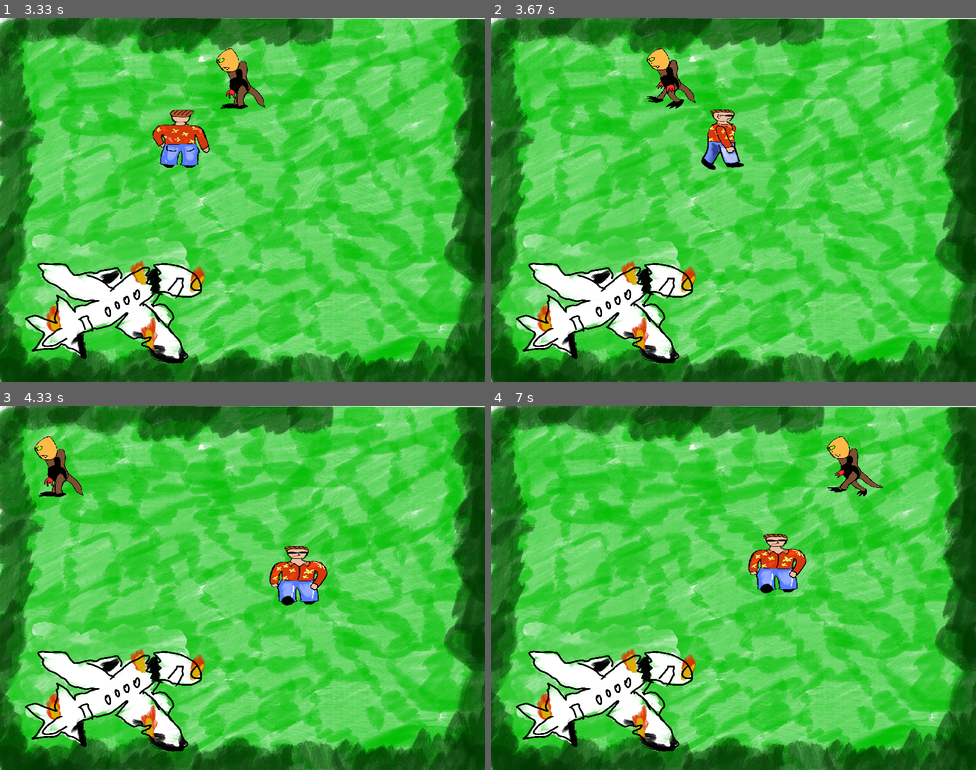
Above: before the commit, frames 1-4 (two rows, left to right).
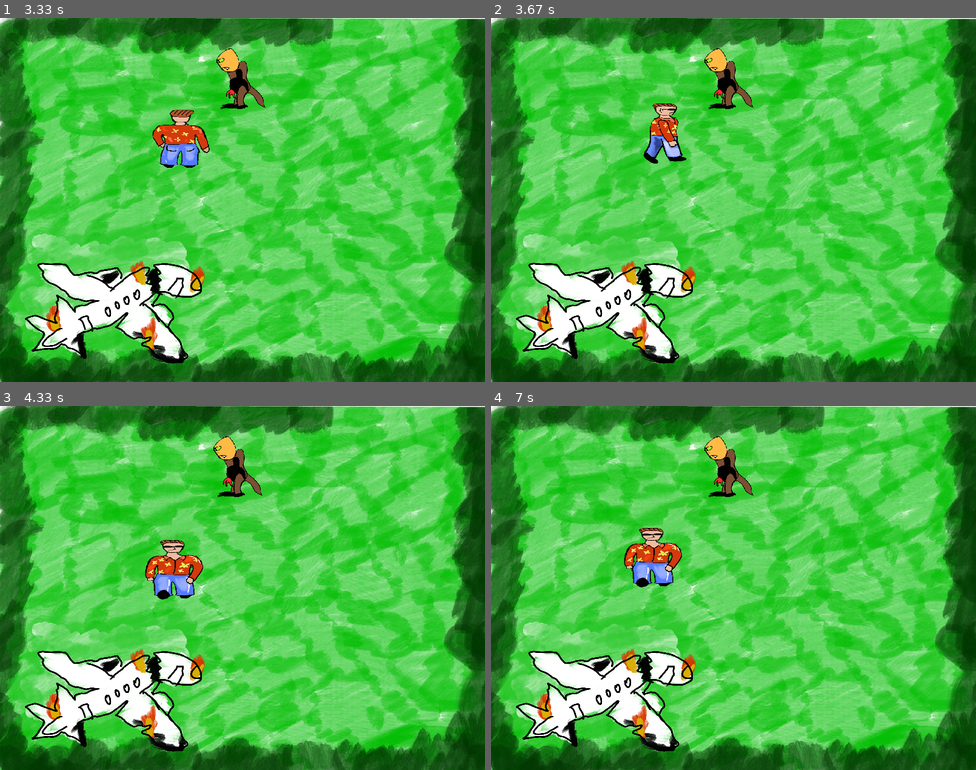
Above: after the commit, the same moments.

Repository: sartep1996/Final_Project_PyGame
Game: pygame game, started from main.py
The game is run twice, just before and just after one commit, with the same random seed, the same clock (stepped at 60 frames per second) and the same inputs.
Inputs:
- Up to frame 1 (3.33 s): hold D 0.33-0.8 s; hold W 0.83-1.13 s; hold D 1.17-1.63 s; hold A 1.67-2.2 s; hold S 2.23-2.53 s; hold A 2.57-2.97 s; hold W from 3 s (still down)
- Up to frame 2 (3.67 s): release W at 3.37 s; hold D from 3.4 s (still down)
- Up to frame 3 (4.33 s): release D at 4.03 s; hold S from 4.07 s (still down)
- Up to frame 4 (7 s): release S at 4.43 s; hold A 4.47-4.93 s; hold D 4.97-5.43 s; hold W 5.47-5.77 s; hold D 5.8-6.27 s; hold A 6.3-6.83 s; hold S from 6.87 s (still down)

Frame 1 is identical in both runs. In frame 2, 3.2% of the frame differs, in the area x 31-55%, y 8-42%; in frame 3, 4.1%, in the area x 7-68%, y 8-55%; in frame 4, 4.0%.

Commit message:
start working on top and down stop collision

Diff:
--- a/main.py
+++ b/main.py
@@ -38,7 +38,7 @@
     player.main_player_movement()
     player.animate()
 
-    monster1.monster_update()
+    monster1.monster_update(player.player_rect)
     monster1.monster_animate()
 
     boundries(player.player_rect)
--- a/monster_1.py
+++ b/monster_1.py
@@ -1,6 +1,6 @@
 import pygame as pg
 import time
-from boundries import BOUNDRY_RIGHT, BOUNDRY_LEFT
+from boundries import BOUNDRY_RIGHT, BOUNDRY_LEFT, BOUNDRY_BOTTOM, BOUNDRY_TOP
 
 
 
@@ -31,9 +31,6 @@
         self.monster_image_right_1 = pg.transform.scale(pg.image.load(monster_image_right_path_1).convert_alpha(), (100, 100))
         self.monster_image_right_2 = pg.transform.scale(pg.image.load(monster_image_right_path_2).convert_alpha(), (100, 100))
 
-
-
-
         # The rest of the charackteristics
         self.monster_rect = self.monster_image_still.get_rect()
         self.monster_rect.topleft = position #sets initial position
@@ -51,7 +48,7 @@
         self.direction = 1
 
 
-    def monster_update(self):
+    def monster_update(self, playerrect):
         self.x += self.speed * self.direction
         self.monster_rect.x = self.x
 
@@ -68,16 +65,11 @@
             self.x = BOUNDRY_LEFT
             self.direction = 1
 
-        # if self.monster_rect.right > playerrect.left and self.direction == 1:
-        #         self.monster_rect.right = playerrect.left
-        # elif self.monster_rect.left < playerrect.right and self.direction == -1:
-        #         self.monster_rect.left = playerrect.right
-
-
+        self.monster_collides_with(playerrect)
 
 
     def draw_monster(self, screen):
-        if self.last_moved == BOUNDRY_LEFT:
+        if self.last_moved == BOUNDRY_LEFT or self.last_moved == self.monster_image_right_still:
             if self.direction != 0 and not self.is_monster_image:
                 if self.animation_timer < self.animation_delay / 2:
                     screen.blit(self.monster_image_left_1, self.monster_rect)
@@ -85,7 +77,8 @@
                     screen.blit(self.monster_image_left_2, self.monster_rect)
             else:
                 screen.blit(self.monster_image_left_still, self.monster_rect)
-        elif self.last_moved == BOUNDRY_RIGHT:
+
+        elif self.last_moved == BOUNDRY_RIGHT or self.last_moved == self.monster_image_left_still:
             if self.direction != 0 and not self.is_monster_image:
                 if self.animation_timer < self.animation_delay / 2:
                     screen.blit(self.monster_image_right_1, self.monster_rect)
@@ -93,42 +86,64 @@
                     screen.blit(self.monster_image_right_2, self.monster_rect)
             else:
                 screen.blit(self.monster_image_right_still, self.monster_rect)
+
+        elif self.last_moved == BOUNDRY_TOP or self.last_moved == self.monster_image_up_still:
+            if self.direction != 0 and not self.is_monster_image:
+                if self.animation_timer < self.animation_delay / 2:
+                    screen.blit(self.monster_image_up_1, self.monster_rect)
+                else:
+                    screen.blit(self.monster_image_up_2, self.monster_rect)
+            else:
+                screen.blit(self.monster_image_up_still, self.monster_rect)
+
+
+        elif self.last_moved == BOUNDRY_TOP or self.last_moved == self.monster_image_up_still:
+            if self.direction != 0 and not self.is_monster_image:
+                if self.animation_timer < self.animation_delay / 2:
+                    screen.blit(self.monster_image_up_1, self.monster_rect)
+                else:
+                    screen.blit(self.monster_image_up_2, self.monster_rect)
+            else:
+                screen.blit(self.monster_image_up_still, self.monster_rect)
+
+
+        elif self.last_moved == BOUNDRY_BOTTOM or self.last_moved == self.monster_image_down_still:
+            if self.direction != 0 and not self.is_monster_image:
+                if self.animation_timer < self.animation_delay / 2:
+                    screen.blit(self.monster_image_down_1, self.monster_rect)
+                else:
+                    screen.blit(self.monster_image_down_2, self.monster_rect)
+            else:
+                screen.blit(self.monster_image_down_still, self.monster_rect)
+
         else:
             screen.blit(self.monster_image_down_still, self.monster_rect)
-
-
-
-    # def monster_collides_with(self, playerrect):
-    #     if self.monster_rect.colliderect(playerrect):
-
-    #         if self.monster_rect.right > playerrect.left and self.movement_speed > 0:
-    #             self.movement_speed = 0
-    #             self.monster_rect.right = playerrect.left
-    #         elif self.monster_rect.left < playerrect.right and self.movement_speed < 0:
-    #             self.movement_speed = 0
-    #             self.monster_rect.left = playerrect.right
-
-
-    #         if self.monster_rect.bottom > playerrect.top and self.movement_speed > 0:
-    #             self.movement_speed = 0
-    #             self.monster_rect.bottom = playerrect.top
-    #         elif self.monster_rect.top < playerrect.bottom and self.movement_speed < 0:
-    #             self.movement_speed = 0
-    #             self.monster_rect.top = playerrect.bottom
 
 
     def monster_collides_with(self, playerrect):
         if self.monster_rect.colliderect(playerrect):
 
             if self.direction == 1 and self.monster_rect.right > playerrect.left:
-                self.direction = -1
+                self.direction = 0
                 self.monster_rect.right = playerrect.left
+                self.last_moved = self.monster_image_left_still
 
             elif self.direction == -1 and self.monster_rect.left < playerrect.right:
-                self.direction = 1
+                self.direction = 0
                 self.monster_rect.left = playerrect.right
+                self.last_moved = self.monster_image_right_still
 
-            self.speed
+            elif self.direction == 1 and self.monster_rect.top > playerrect.bottom:
+                self.direction = 0
+                self.monster_rect.bottom = playerrect.top
+                self.last_moved = self.monster_image_up_still
+
+            elif self.direction == -1 and self.monster_rect.top < playerrect.bottom:
+                self.direction = 0
+                self.monster_rect.top = playerrect.bottom
+                self.last_moved = self.monster_image_down_still
+
+
 
 
             # if self.monster_rect.bottom > playerrect.top and self.speed > 0:
@@ -137,11 +152,6 @@
             # elif self.monster_rect.top < playerrect.bottom and self.speed < 0:
             #     self.speed = 0
             #     self.monster_rect.top = playerrect.bottom
-
-
-
-
-
 
      #responsible for animating charackter movement
     def monster_animate(self):
